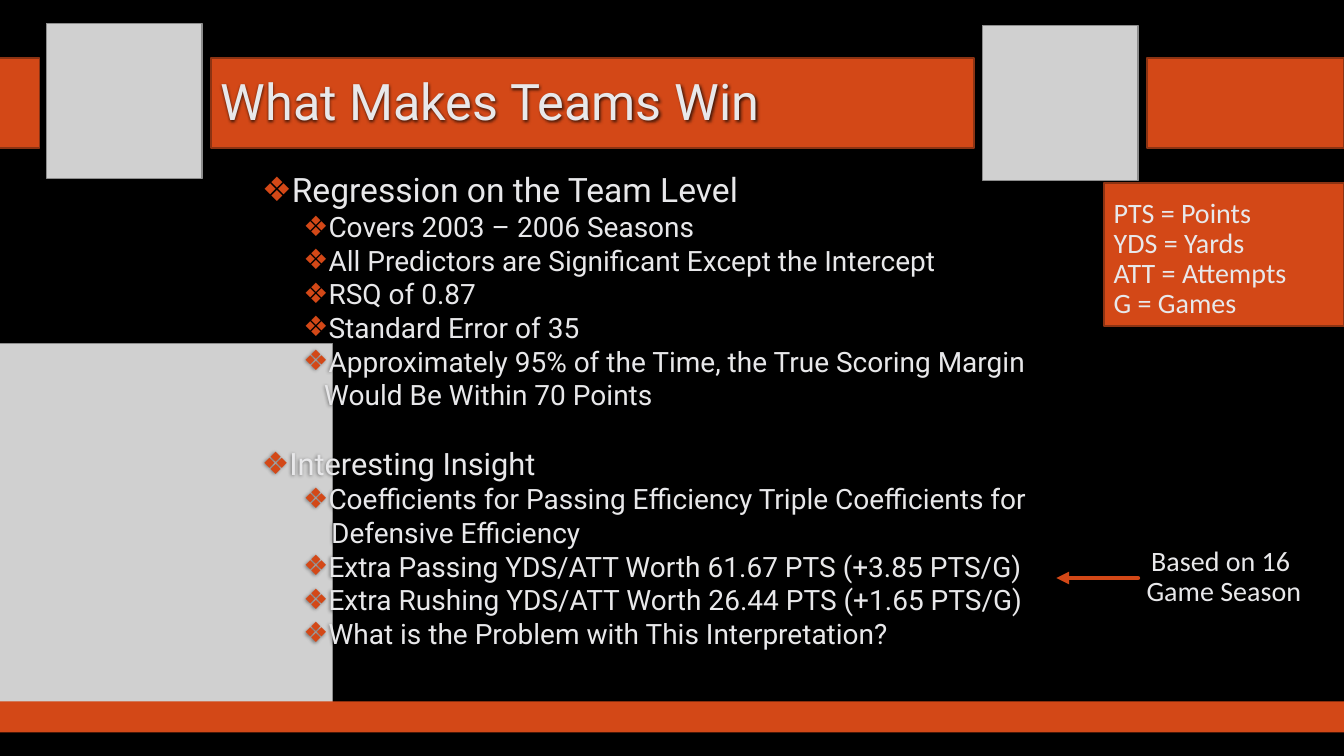
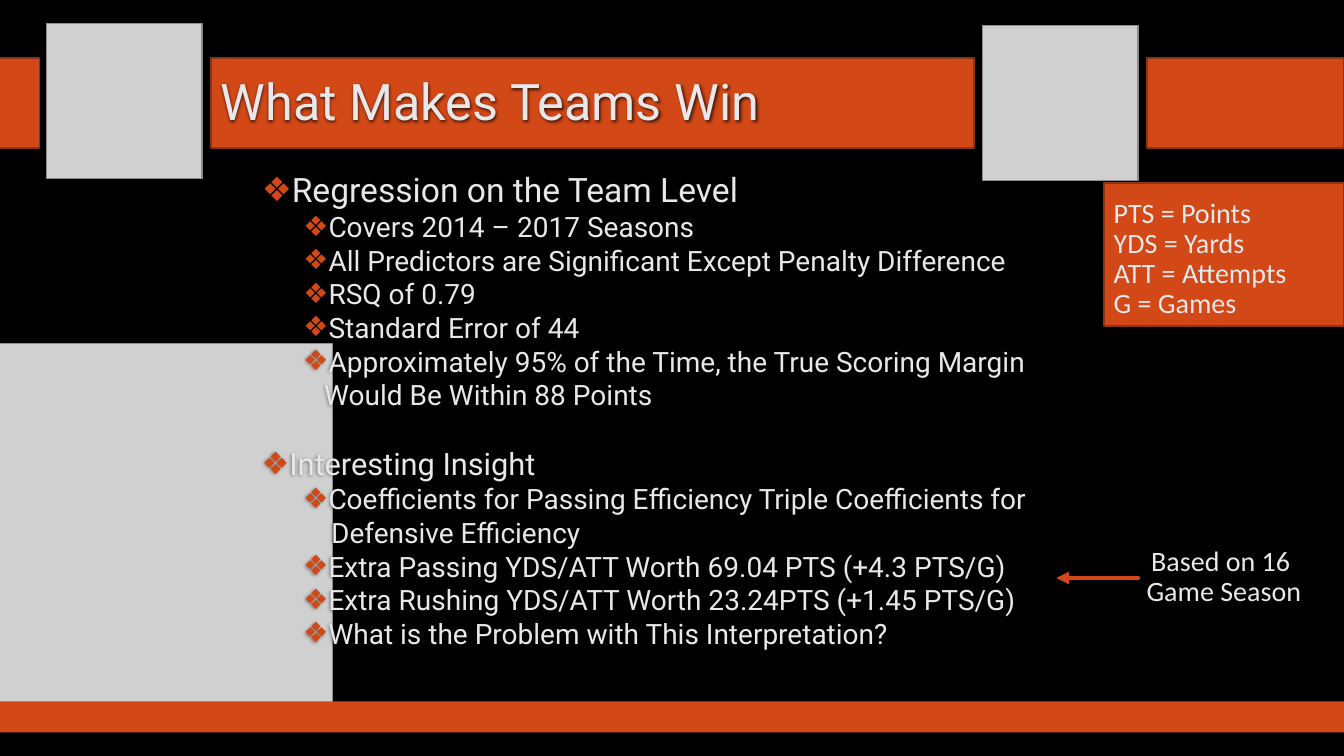
Before and after one commit to SuperMarioGiacomazzo/STOR538_WEBSITE, a slide deck: slide 6 of Slides/Football 1/Footballl_1_Lecture.pptx. Drawn at 1344x756 pixels with LibreOffice and Linux fonts; fonts in the diff are those of the drawing; grey boxes stand for pictures; background and template pictures are left out. Boxes give left, top, right and bottom in pixels: in the first picture for what was removed or moved away, otherwise in the second. Text is boxed around its words. In the diff, an @@ line names an element or a change of style, - is before the commit and + after.

```diff
--- a/Slides/Football 1/Footballl_1_Lecture.pptx
+++ b/Slides/Football 1/Footballl_1_Lecture.pptx
@@ text at (329, 216, 1005, 345): text changed @@
-  ❖ Covers 2003 – 2006 Seasons
-  ❖ All Predictors are Significant Except the Intercept
-  ❖ RSQ of 0.87
-  ❖ Standard Error of 35
+  ❖ Covers 2014 – 2017 Seasons
+  ❖ All Predictors are Significant Except Penalty Difference
+  ❖ RSQ of 0.79
+  ❖ Standard Error of 44
@@ text at (324, 379, 652, 412): text changed @@
-  Would Be Within 70 Points
+  Would Be Within 88 Points
@@ text at (329, 551, 1015, 617): text changed @@
-  ❖ Extra Passing YDS/ATT Worth 61.67 PTS (+3.85 PTS/G)
-  ❖ Extra Rushing YDS/ATT Worth 26.44 PTS (+1.65 PTS/G)
+  ❖ Extra Passing YDS/ATT Worth 69.04 PTS (+4.3 PTS/G)
+  ❖ Extra Rushing YDS/ATT Worth 23.24PTS (+1.45 PTS/G)
```
Also in this commit, not shown: 3 other slides changed, 1 other file.
